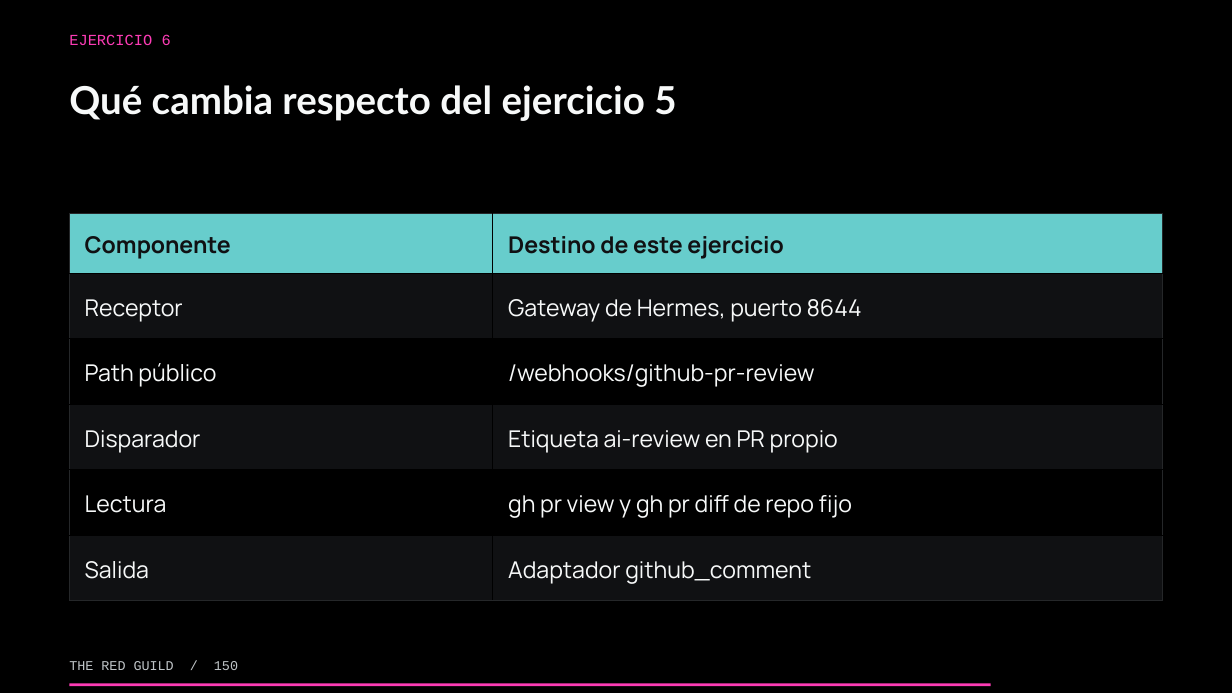
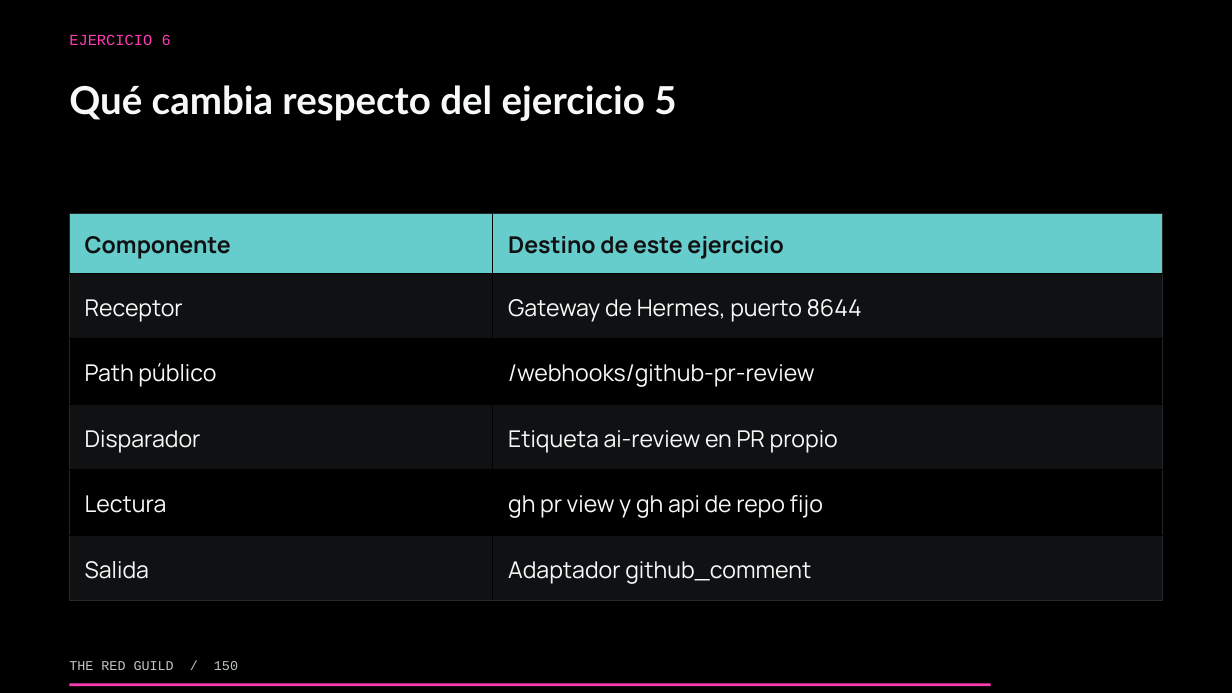
Before and after one commit to theredguild/github-ai-automation-lab, a slide deck: slide 150 of slides/workshop.pptx. Drawn at 1232x693 pixels with LibreOffice and Linux fonts; fonts in the diff are those of the drawing. Boxes give left, top, right and bottom in pixels: in the first picture for what was removed or moved away, otherwise in the second. Text is boxed around its words. In the diff, an @@ line names an element or a change of style, - is before the commit and + after.

```diff
--- a/slides/workshop.pptx
+++ b/slides/workshop.pptx
@@ table at [69, 213, 1163, 601] @@
-row 5, column 2: gh pr view y gh pr diff de repo fijo
+row 5, column 2: gh pr view y gh api de repo fijo
```
Also in this commit, not shown: 6 other slides changed, 7 other files.
